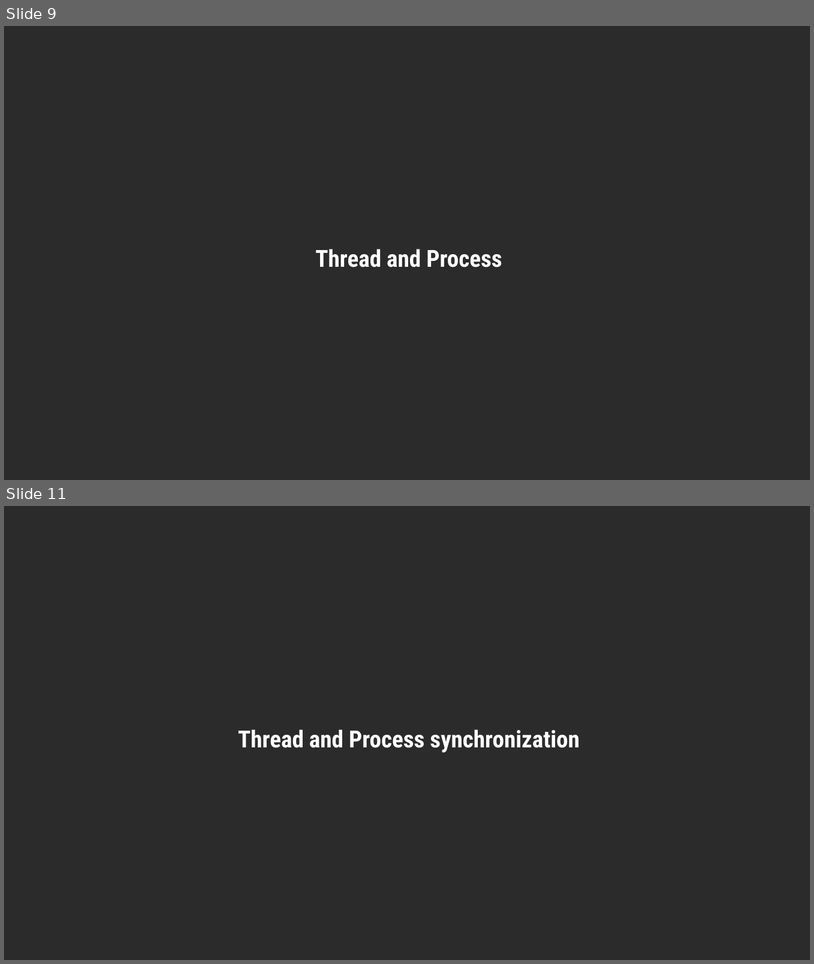
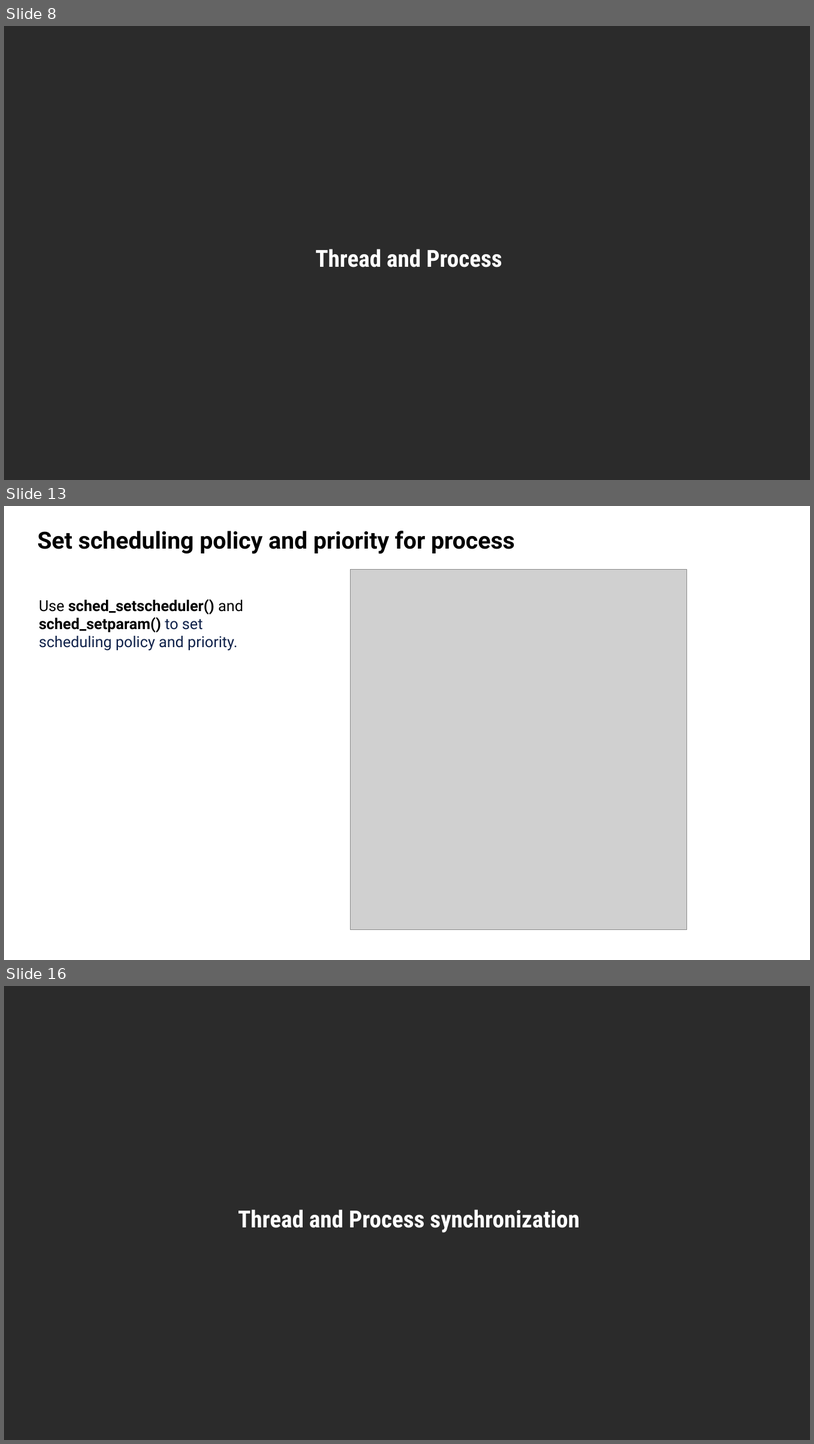
Before and after one commit to cuongnv99sc/OS_overview, a slide deck: doc/OS_overview.pptx. Shown one above the other, each under a label of ours: slides 9 and 11 before the commit, slides 8, 13 and 16 after it; the slides between them are not shown. The pictures are 814x964 and 814x1444 pixels, drawn with LibreOffice and Linux fonts; fonts in the diff are those of the drawing; grey boxes stand for pictures; background and template pictures are left out; a plain dark background stands for a picture behind light text. Boxes give left, top, right and bottom in pixels: in the first picture for what was removed or moved away, otherwise in the second. Text is boxed around its words. In the diff, an @@ line names an element or a change of style, - is before the commit and + after.

```diff
--- a/doc/OS_overview.pptx
+++ b/doc/OS_overview.pptx
@@ slide 13 added at <box>4,506,810,960</box>, background #FFFFFF @@
@@ title added at <box>38,531,515,554</box>, 28 pt, text #000000, bold @@
+Set scheduling policy and priority for process
@@ picture added at <box>351,570,687,930</box> @@
@@ text added at <box>39,599,243,651</box>, 18 pt, text #000000 @@
+Use sched_setscheduler() and sched_setparam() to set scheduling policy and priority.
@@ what was slide 9 is now slide 8 @@
@@ what was slide 11 is now slide 16 @@
```
Also in this commit, not shown: 2 slides changed, 8 other slides added, 20 slides removed, 1 other file.
